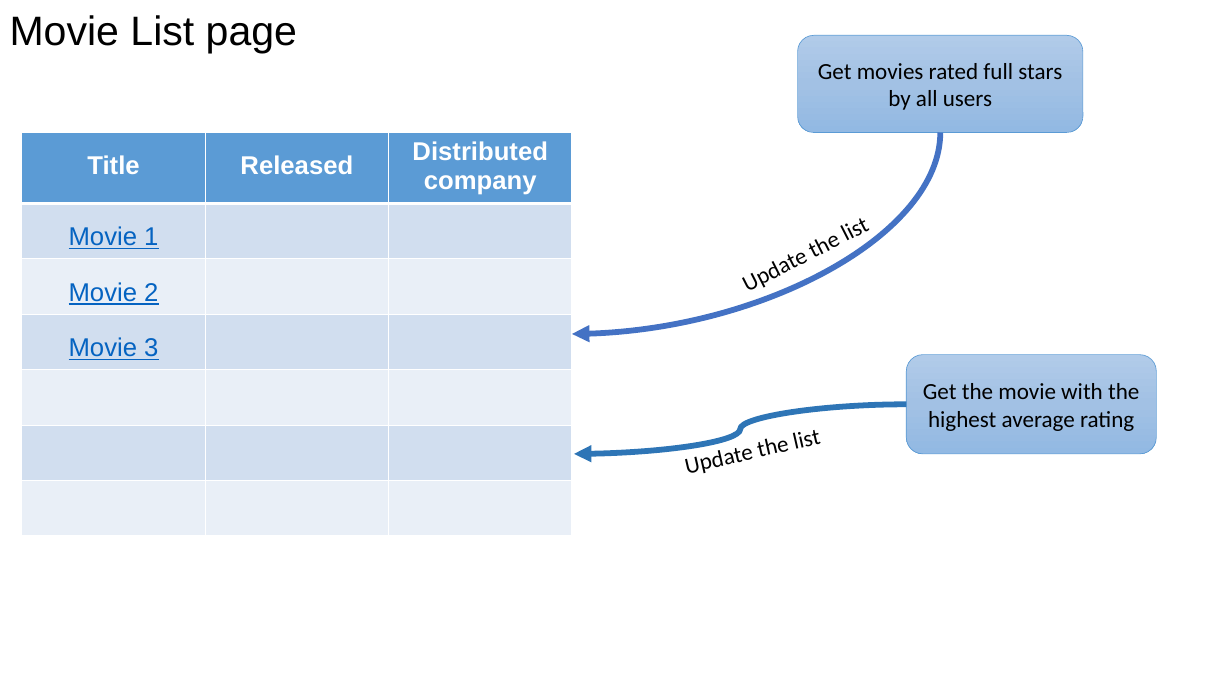
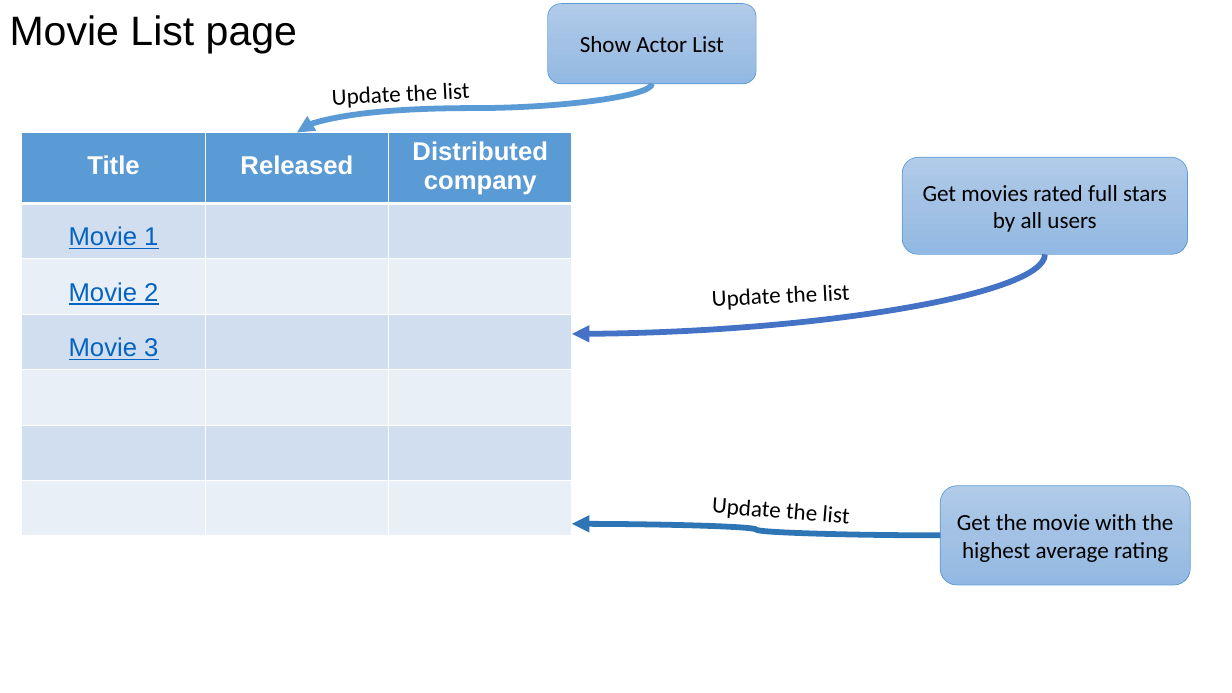
Before and after one commit to Shih-ChunHuang/Frontend-webService, a slide deck: slide 2 of 304-UI.pptx. Drawn at 1232x693 pixels with LibreOffice and Linux fonts; fonts in the diff are those of the drawing. Boxes give left, top, right and bottom in pixels: in the first picture for what was removed or moved away, otherwise in the second. Text is boxed around its words. In the diff, an @@ line names an element or a change of style, - is before the commit and + after.

Commit message:
update UI

```diff
--- a/304-UI.pptx
+++ b/304-UI.pptx
@@ rounded rectangle added at [548,4,757,84], fill gradient #B1CBE9 to #A3C1E5 to #93B9E4, outline #5B9BD5 0.5 pt, 18 pt, text #000000 @@
+Show Actor List
@@ curved arrow added from (653, 84) to (297, 132), #5B9BD5 4.5 pt @@
@@ text added at [332,83,470,110], 18 pt, text #000000 @@
+Update the list
@@ rounded rectangle "Get movies rated full stars ...": place and size @@
-rounded rectangle "Get movies rated full stars ..." at [798,35,1083,132]
+rounded rectangle "Get movies rated full stars ..." at [902,157,1188,254]
@@ curved arrow moved from (941, 132) - (572, 334) to (1045, 254) - (572, 334) @@
@@ text "Update the list": place and size @@
-text "Update the list" at [962,383,993,399]
+text "Update the list" at [712,285,850,310]
@@ text "Update the list" at [712,285,850,310]: rotation 332 to 357 degrees @@
@@ text "Update the list": place and size @@
-text "Update the list" at [795,430,821,449]
+text "Update the list" at [712,497,849,524]
@@ text "Update the list" at [712,497,849,524]: rotation 347 to 4 degrees @@
@@ rounded rectangle "Get the movie with the ...": place and size @@
-rounded rectangle "Get the movie with the ..." at [907,355,1157,454]
+rounded rectangle "Get the movie with the ..." at [941,486,1191,585]
@@ curved arrow moved from (907, 405) - (574, 454) to (941, 535) - (572, 524) @@
```
Also in this commit, not shown: 2 other slides changed.
